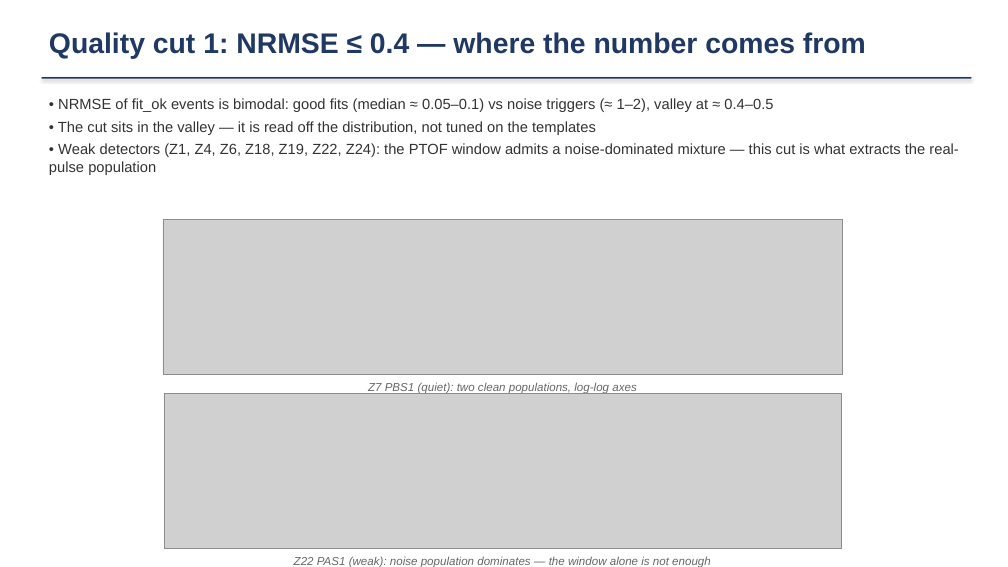
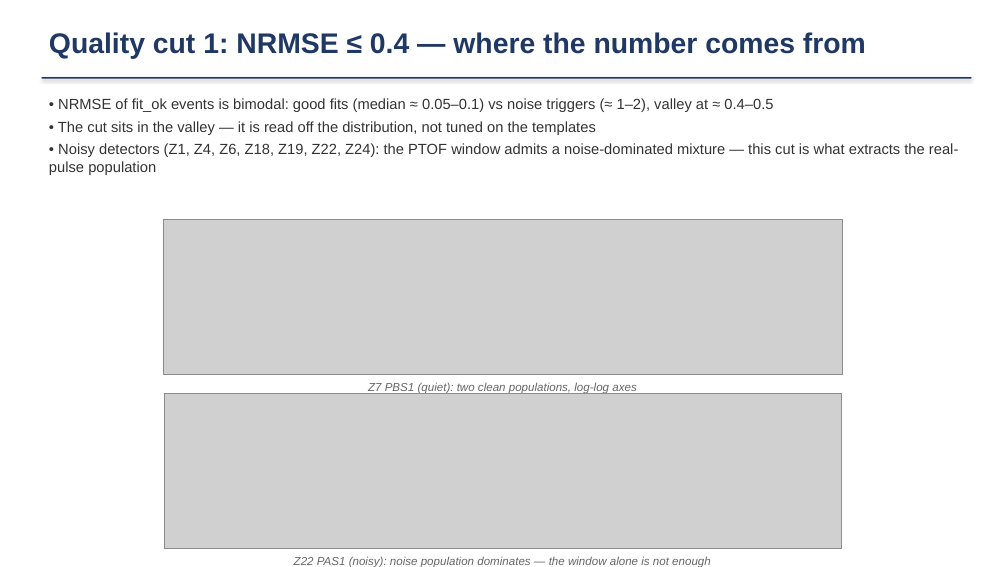
Before and after one commit to ZhihengLi0/urop, a slide deck: slide 5 of snolab/presentation/SNOLAB_R4_pulse_templates_20260715.pptx (slide 6 before the commit). Drawn at 1008x567 pixels with LibreOffice and Linux fonts; fonts in the diff are those of the drawing; grey boxes stand for pictures. Boxes give left, top, right and bottom in pixels: in the first picture for what was removed or moved away, otherwise in the second. Text is boxed around its words. In the diff, an @@ line names an element or a change of style, - is before the commit and + after.

```diff
--- a/snolab/presentation/SNOLAB_R4_pulse_templates_20260715.pptx
+++ b/snolab/presentation/SNOLAB_R4_pulse_templates_20260715.pptx
@@ text at (49, 143, 958, 175): text changed @@
-• Weak detectors (Z1, Z4, Z6, Z18, Z19, Z22, Z24): the PTOF window admits a noise-dominated mixture — this cut is what extracts the real-pulse population
+• Noisy detectors (Z1, Z4, Z6, Z18, Z19, Z22, Z24): the PTOF window admits a noise-dominated mixture — this cut is what extracts the real-pulse population
@@ text at (294, 556, 711, 567): text changed @@
-Z22 PAS1 (weak): noise population dominates — the window alone is not enough
+Z22 PAS1 (noisy): noise population dominates — the window alone is not enough
```
Also in this commit, not shown: 1 other slide changed, 1 slide removed, 5 other files.
